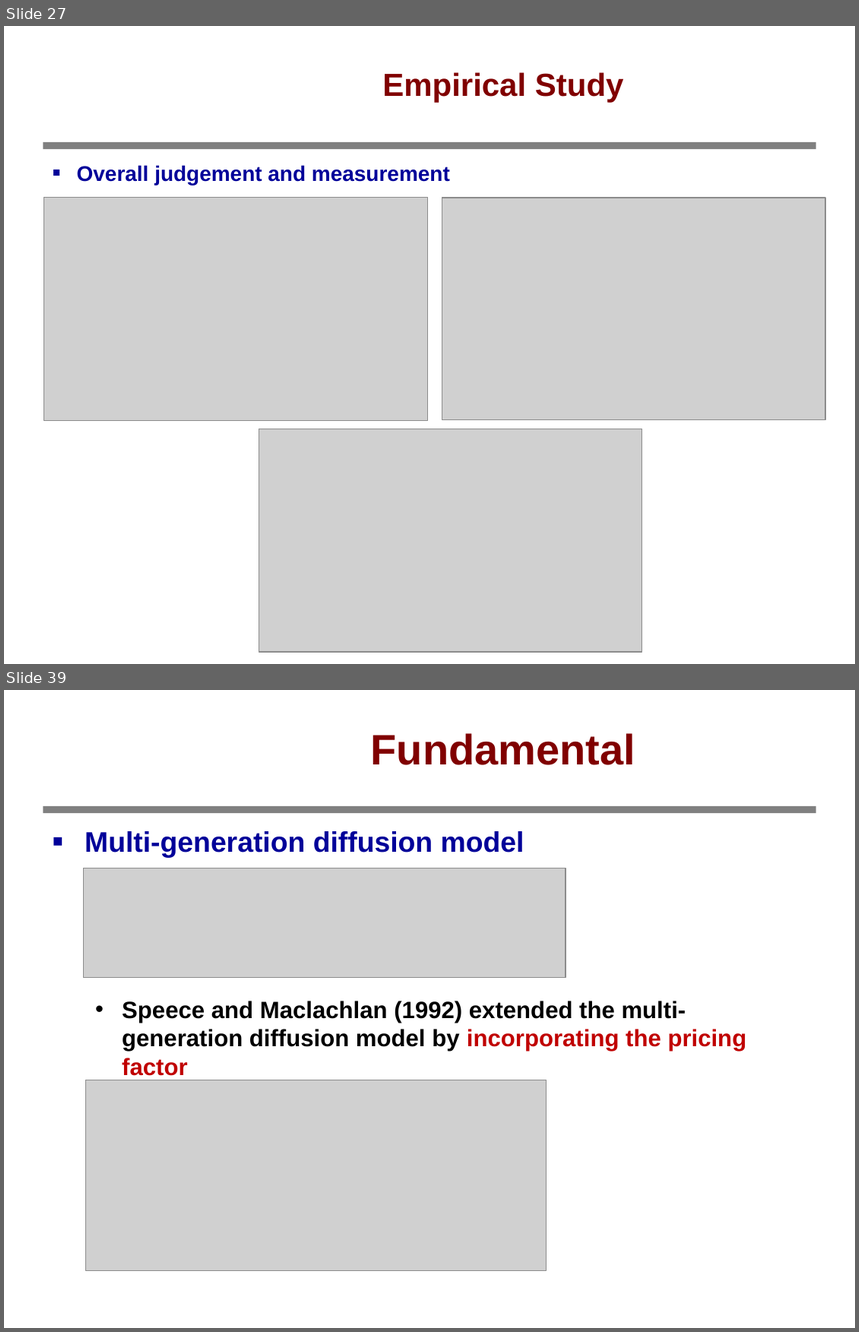
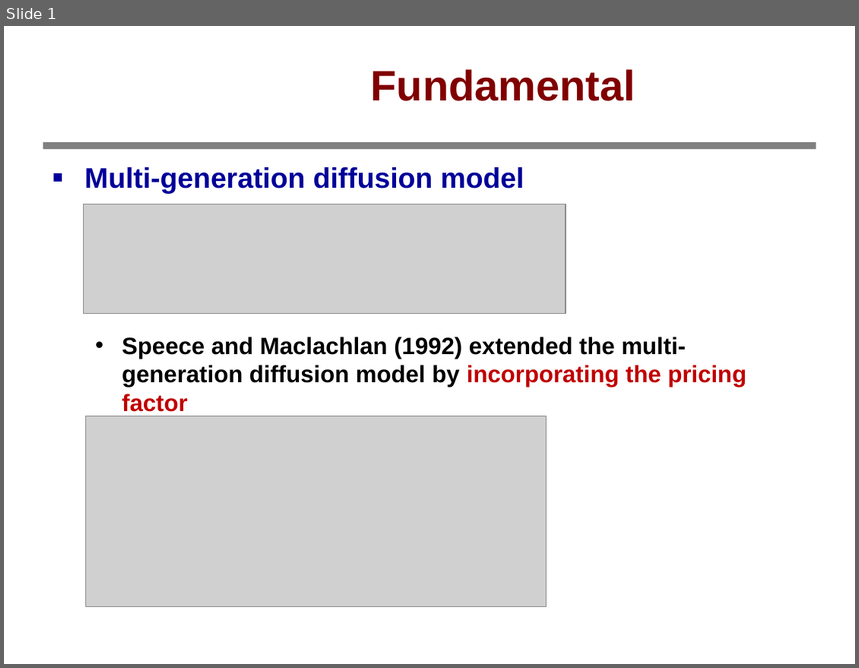
Before and after one commit to bbq9793101pohsien/Test_data, a slide deck: 學術交流.pptx. Shown one above the other, each under a label of ours: slides 27 and 39 before the commit, slide 1 after it; the slides between them are not shown. The pictures are 859x1332 and 859x668 pixels, drawn with LibreOffice and Linux fonts; fonts in the diff are those of the drawing; grey boxes stand for pictures; background and template pictures are left out. Boxes give left, top, right and bottom in pixels: in the first picture for what was removed or moved away, otherwise in the second. Text is boxed around its words. In the diff, an @@ line names an element or a change of style, - is before the commit and + after.

```diff
--- a/學術交流.pptx
+++ b/學術交流.pptx
@@ slide 27 removed at [4, 26, 855, 664], background #FFFFFF; not listed: 1 template element that a slide beside it also shows @@
@@ title removed at [382, 72, 624, 103] @@
-Empirical Study
@@ text removed at [77, 165, 450, 185] @@
-■ Overall judgement and measurement
@@ picture removed at [44, 197, 428, 420] @@
@@ picture removed at [443, 198, 826, 420] @@
@@ picture removed at [259, 430, 642, 652] @@
@@ page number removed at [654, 640, 852, 664] @@
-27
@@ what was slide 39 is now slide 1 @@
```
Also in this commit, not shown: 17 slides added, 37 other slides removed.
